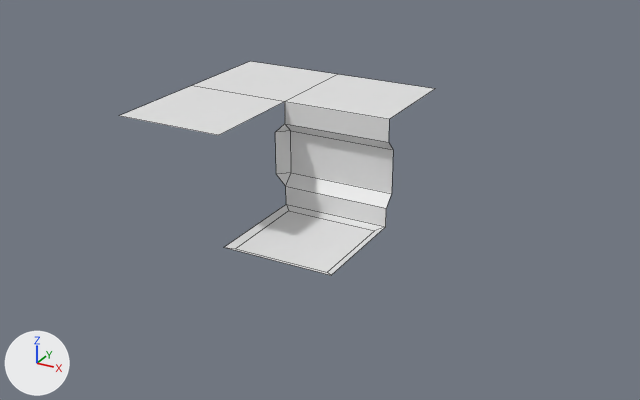
The FBX model Assets/My Assets/Models/Tiles/BlankTiles.fbx: old version first, new version second.
One viewpoint serves both versions: a 50 mm lens placed at (3.35, -5.85, 3.32), pointed at (0.21, -0.15, 0.47). The lights are fixed; the arrows at lower left show +X, +Y and +Z. Mesh edges are drawn as thin lines. Where no turn or scale is listed for an object, it has been applied to the vertices.

Script lines for the objects in view, before the commit:
```python
me_ceiling = bpy.data.meshes.new('Ceiling')
me_ceiling.from_pydata([(0.5, 0.5, 1.0), (-0.5, 0.5, 1.0), (0.5, -0.5, 1.0), (-0.5, -0.5, 1.0)], [], [(2, 0, 1, 3)])
me_corner = bpy.data.meshes.new('Corner')
me_corner.from_pydata([(0.5, -0.5, 0.025), (0.5, 0.5, 1.0), (-0.5, 0.5, 1.0), (0.5, -0.5, 1.0), (-0.5, -0.5, 1.0), (0.5, -0.5, 0.2), (0.5, -0.5, 0.8), (0.5, -0.4, 0.3), (0.5, -0.4, 0.7), (0.4, -0.5, 0.3), (0.4, -0.5, 0.7)], [], [(3, 1, 2, 4), (7, 8, 10, 9), (6, 10, 8), (7, 9, 5)])
me_wall = bpy.data.meshes.new('Wall')
me_wall.from_pydata(...)  # 14 vertices, 6 faces; spans x -50.0..50.0, y 2.5..100.0, z -50.0..50.0
ob_ceiling = bpy.data.objects.new('Ceiling', me_ceiling)
ob_ceiling.location = (-1.0, 0.0, 0.0)
ob_corner = bpy.data.objects.new('Corner', me_corner)
ob_corner.location = (-1.0, 1.0, 0.0)
ob_wall = bpy.data.objects.new('Wall', me_wall)
ob_wall.location = (0.0, 1.0, 0.0)
ob_wall.rotation_euler = (1.571, 0.0, 0.0)  # degrees (90, 0, 0)
ob_wall.scale = (0.01, 0.01, 0.01)
# also in view: 'Floor' at (0.0, 0.0, 0.01)
```
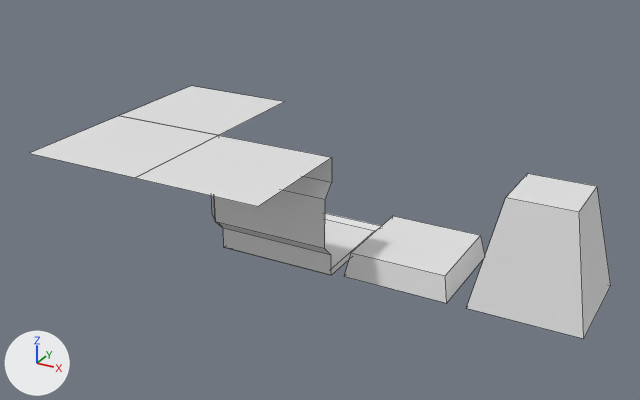
Where the newer file only moved an object's origin or applied its transform, the numbers keep the older frame.

Where the change shows, as pixel boxes [x1, y1, x2, y2] in the pictures (640 x 400 px):
'Wall', moved, turned
    before: [285, 74, 434, 227]
    after: [136, 135, 332, 275]
'Block', added
    after: [466, 173, 611, 339]
'Corner', mesh turned
    before: [192, 61, 338, 186]
    after: [30, 116, 218, 220]
'Tile', added
    after: [344, 216, 485, 303]
'Floor', unchanged, covered by the edit
    before: [225, 204, 385, 275]
    after: [325, 213, 381, 275]

Edits to the bpy script that builds the scene:
```text
Change me_corner:
    where me_corner.from_pydata(...)  # 11 vertices, 4 faces; spans x -0.5..0.5, y -0.5..0.5, z 0.025..1.0
    used by ob_corner; location = (-1.0, 1.0, 0.0)
    me_corner part 1: the whole mesh is turned 90 degrees about the z axis through its middle, then moved by (0.0, -2.0, 0.0)
Add me_tile:
    me_tile.from_pydata([(-0.425, -0.425, 0.0), (0.425, -0.425, 0.0), (-0.425, 0.425, 0.0), (0.425, 0.425, 0.0), (-0.385, 0.385, 0.199), (-0.385, -0.385, 0.199), (0.385, -0.385, 0.199), (0.385, 0.385, 0.199)], [], [(0, 2, 3, 1), (1, 3, 7, 6), (2, 0, 5, 4), (3, 2, 4, 7), (0, 1, 6, 5), (4, 5, 6, 7)])
Add me_block:
    me_block.from_pydata([(-0.425, -0.425, 0.0), (0.425, -0.425, 0.0), (-0.425, 0.425, 0.0), (0.425, 0.425, 0.0), (-0.254, 0.254, 0.85), (-0.254, -0.254, 0.85), (0.254, -0.254, 0.85), (0.254, 0.254, 0.85)], [], [(0, 2, 3, 1), (1, 3, 7, 6), (2, 0, 5, 4), (3, 2, 4, 7), (0, 1, 6, 5), (4, 5, 6, 7)])
Change ob_wall:
    ob_wall.location: (0.0, 1.0, 0.0) -> (0.0, -1.0, 0.0)
    ob_wall.rotation_euler: (1.571, 0.0, 0.0) -> (1.571, 0.0, -3.142)  # degrees (90, 0, 0) -> degrees (90, 0, -180)
Add ob_tile:
    ob_tile = bpy.data.objects.new('Tile', me_tile)
    ob_tile.location = (1.0, 0.0, 0.0)
Add ob_block:
    ob_block = bpy.data.objects.new('Block', me_block)
    ob_block.location = (2.0, 0.0, 0.0)
```
